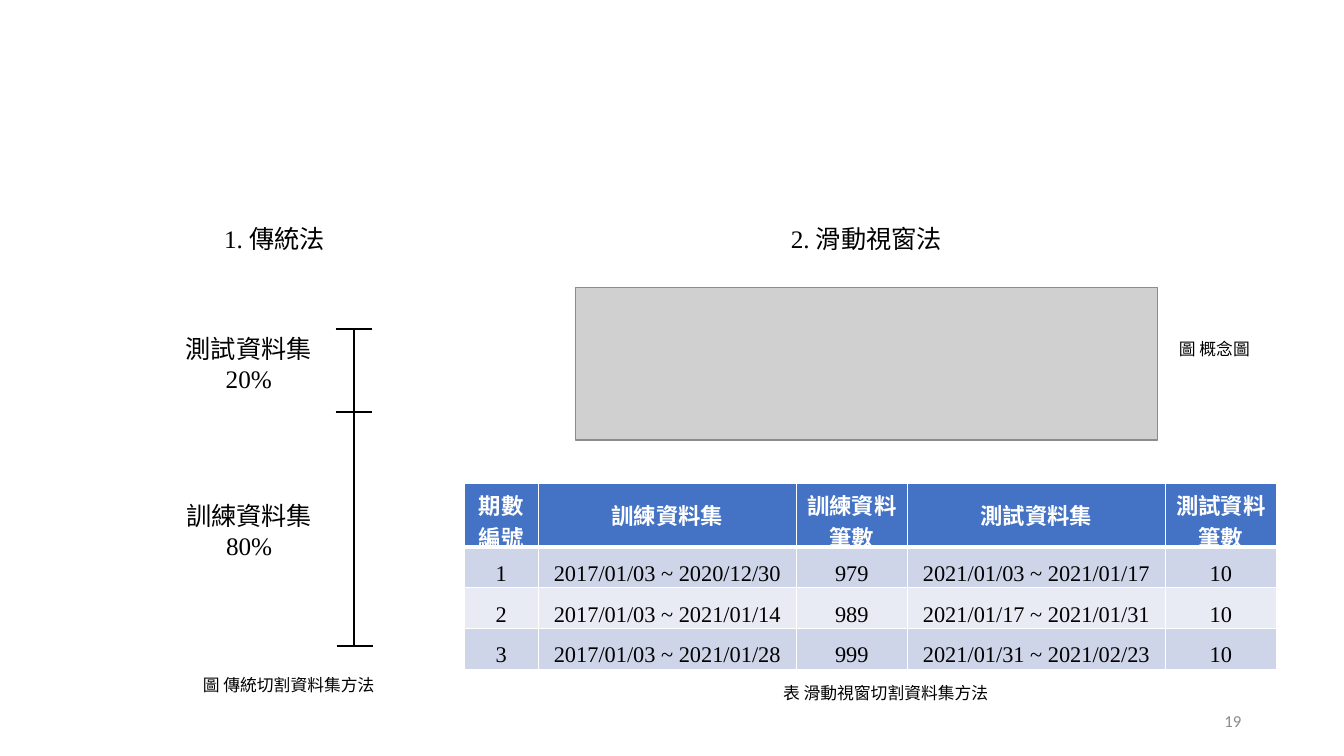
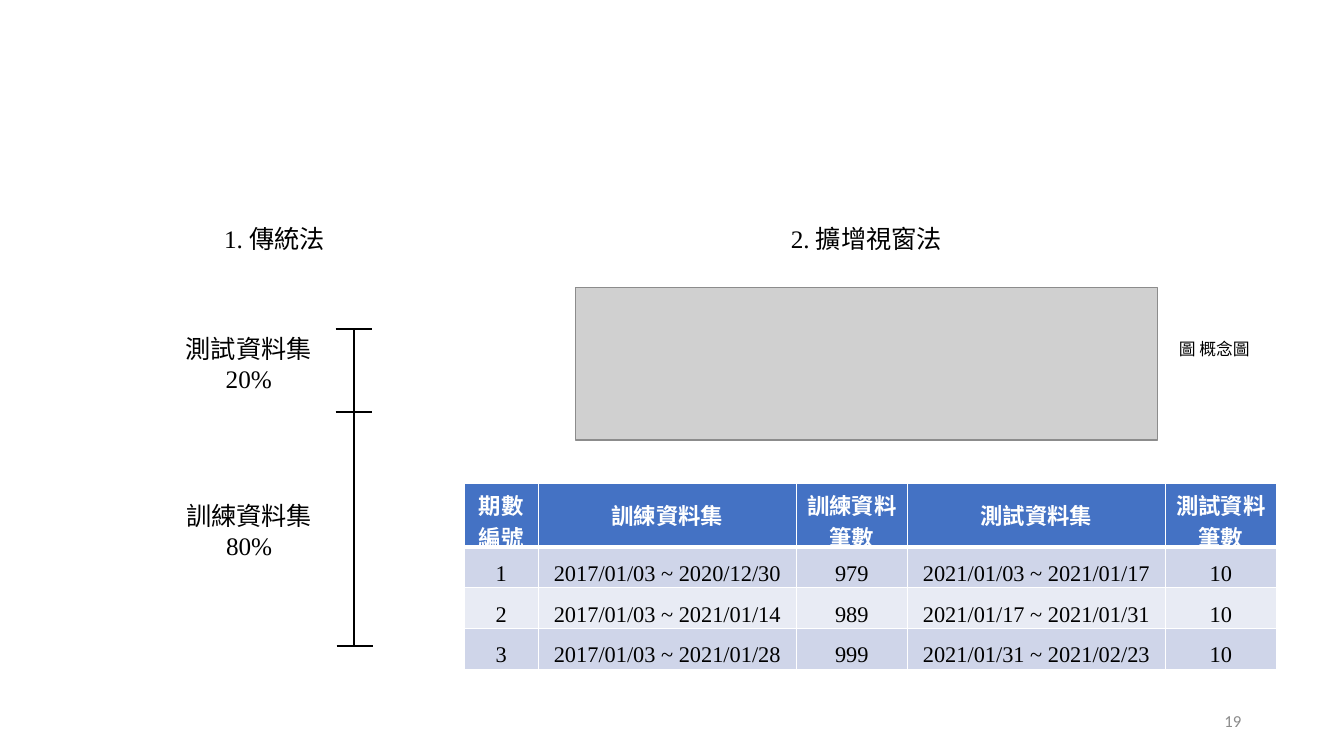
Before and after one commit to Skya-neko/StockPrediction, a slide deck: slide 19 of document/基於財經字典與分析指標的神經網路預測股價趨勢.pptx. Drawn at 1344x756 pixels with LibreOffice and Linux fonts; fonts in the diff are those of the drawing; grey boxes stand for pictures; background and template pictures are left out. Boxes give left, top, right and bottom in pixels: in the first picture for what was removed or moved away, otherwise in the second. Text is boxed around its words. In the diff, an @@ line names an element or a change of style, - is before the commit and + after.

```diff
--- a/document/基於財經字典與分析指標的神經網路預測股價趨勢.pptx
+++ b/document/基於財經字典與分析指標的神經網路預測股價趨勢.pptx
@@ text at (x1=791, y1=226, x2=942, y2=250): text changed @@
-2. 滑動視窗法
+2. 擴增視窗法
@@ text removed at (x1=203, y1=674, x2=374, y2=696) @@
-圖 傳統切割資料集方法
@@ text removed at (x1=783, y1=685, x2=989, y2=701) @@
-表 滑動視窗切割資料集方法
```
Also in this commit, not shown: 23 other slides changed, 2 slides added, 1 slide removed, 7 other files.
